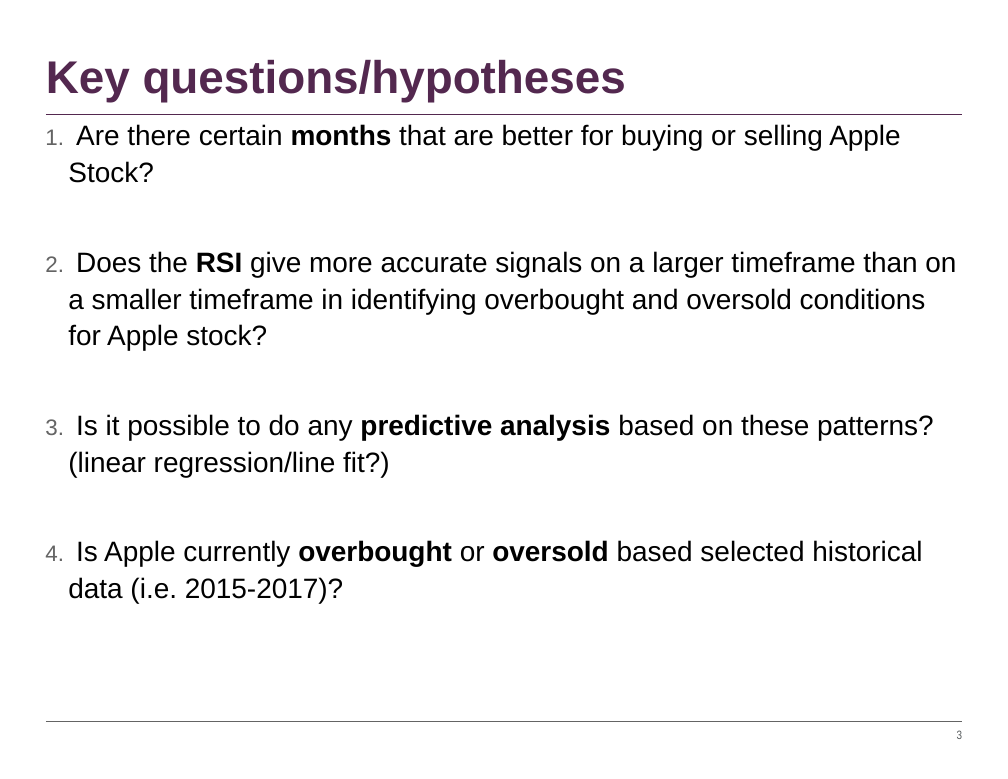
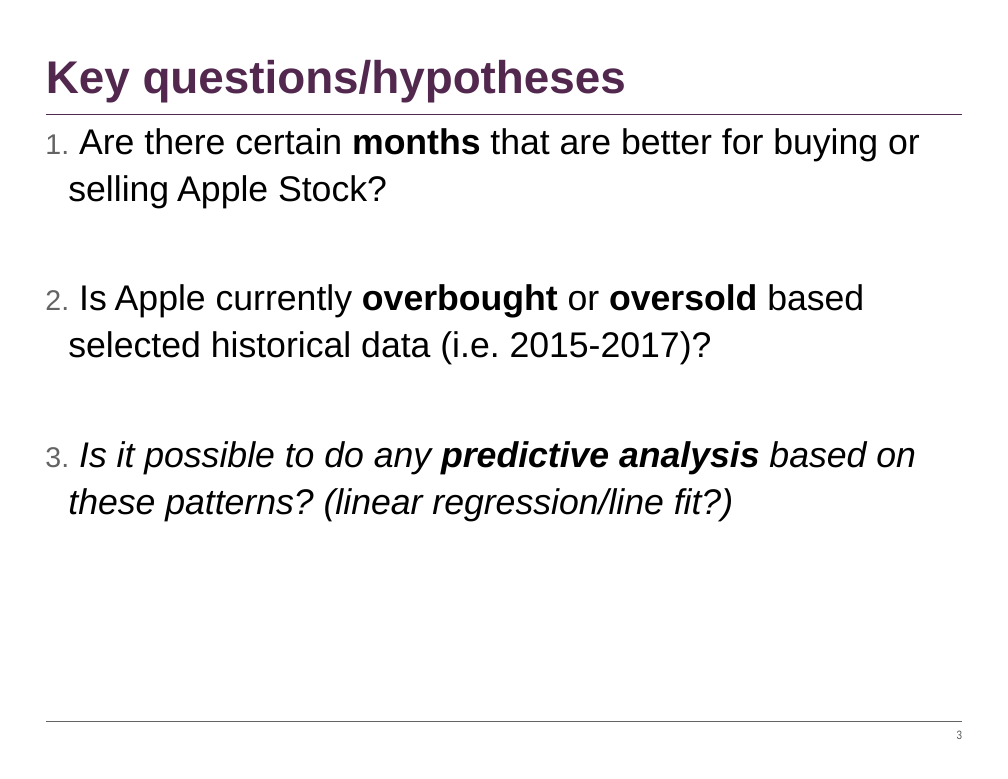
Before and after one commit to timothyyu/pr1-apple-stock-analysis, a slide deck: slide 3 of DataScience Project-One_Rutgers.pptx. Drawn at 1008x779 pixels with LibreOffice and Linux fonts; fonts in the diff are those of the drawing. Boxes give left, top, right and bottom in pixels: in the first picture for what was removed or moved away, otherwise in the second. Text is boxed around its words. In the diff, an @@ line names an element or a change of style, - is before the commit and + after.

Commit message:
updates to ppt

```diff
--- a/DataScience Project-One_Rutgers.pptx
+++ b/DataScience Project-One_Rutgers.pptx
@@ text at (68, 128, 920, 521): size 22 to 28 pt in "Are there certain months that are better ...", "Is it possible to do any predictive ..."; italic on in "Is it possible to do any predictive ..." @@
@@ text at (68, 284, 864, 365): text changed; size 22 to 28 pt @@
-2. Does the RSI give more accurate signals on a larger timeframe than on a smaller timeframe in identifying overbought and oversold conditions for Apple stock?
+2. Is Apple currently overbought or oversold based selected historical data (i.e. 2015-2017)?
@@ text at (68, 540, 922, 603): paragraph removed @@
-4. Is Apple currently overbought or oversold based selected historical data (i.e. 2015-2017)?
```
Also in this commit, not shown: 3 other slides changed.
